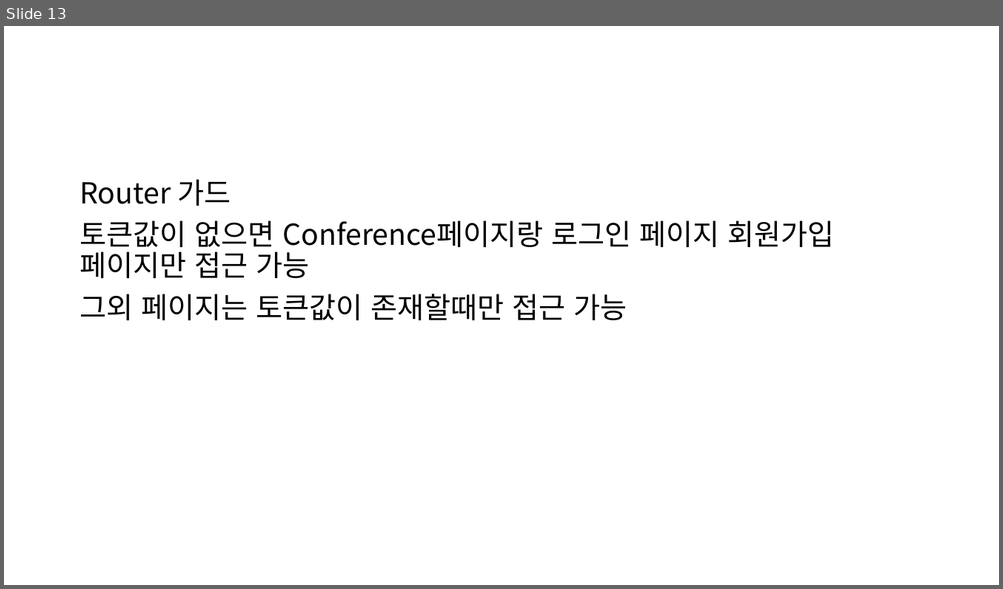
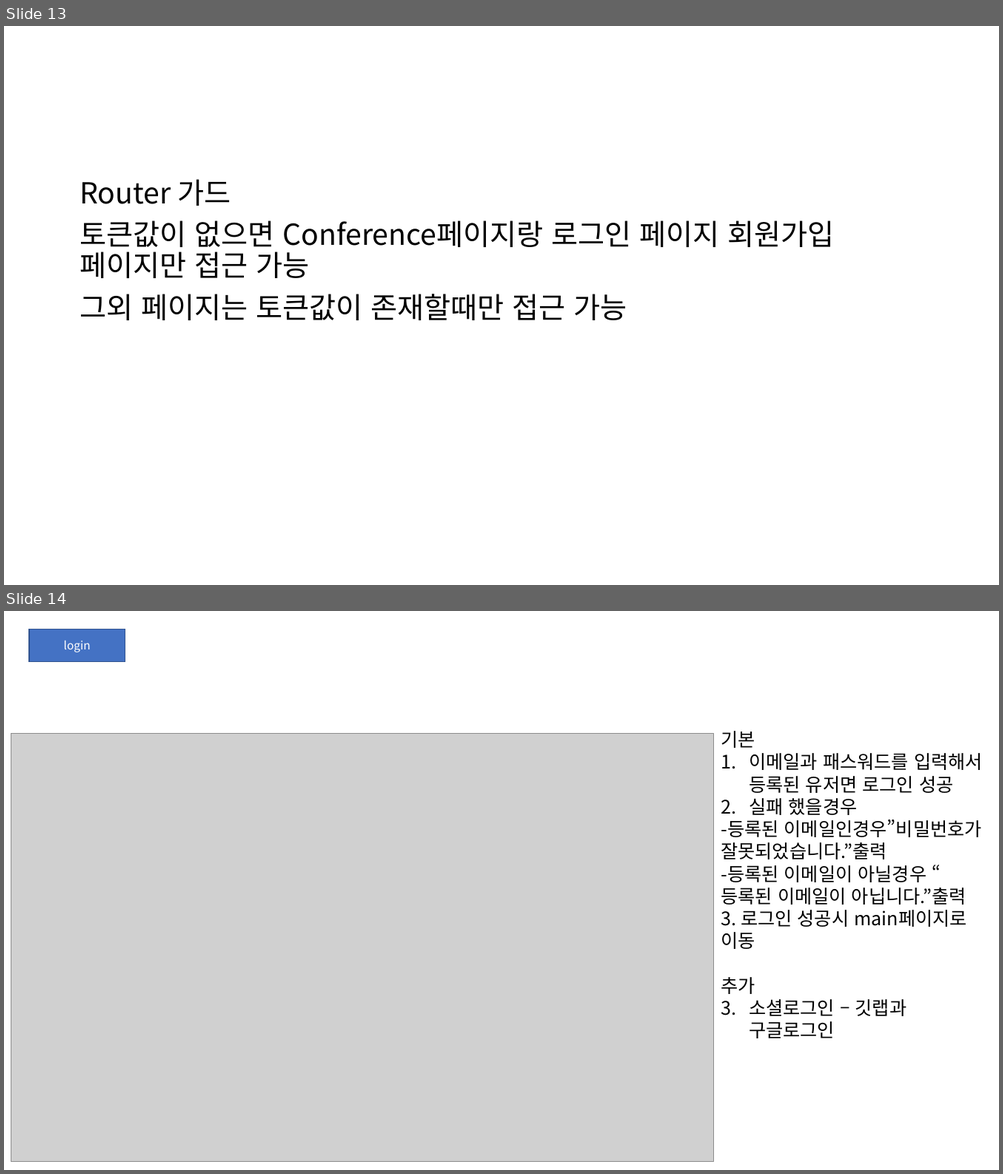
Before and after one commit to JongHoonJang/DEMEET, a slide deck: STUDY/jang/components.pptx. Shown one above the other, each under a label of ours: slide 13 before the commit, slides 13 and 14 after it. The pictures are 1003x589 and 1003x1174 pixels, drawn with LibreOffice and Linux fonts; fonts in the diff are those of the drawing; grey boxes stand for pictures. Boxes give left, top, right and bottom in pixels: in the first picture for what was removed or moved away, otherwise in the second. Text is boxed around its words. In the diff, an @@ line names an element or a change of style, - is before the commit and + after.

```diff
--- a/STUDY/jang/components.pptx
+++ b/STUDY/jang/components.pptx
@@ slide 14 added at box(4, 611, 999, 1170), background #FFFFFF @@
@@ rectangle added at box(29, 629, 125, 662), fill #4472C4, outline #325491 1 pt, 11 pt, text #FFFFFF @@
+login
@@ picture added at box(11, 733, 714, 1162) @@
@@ text added at box(720, 731, 982, 1039), 18 pt, text #000000 @@
+기본
+1. 이메일과 패스워드를 입력해서 등록된 유저면 로그인 성공
+2. 실패 했을경우
+-등록된 이메일인경우”비밀번호가 잘못되었습니다.”출력
+-등록된 이메일이 아닐경우 “ 등록된 이메일이 아닙니다.”출력
+3. 로그인 성공시 main페이지로 이동
+추가
+1. 소셜로그인 – 깃랩과 구글로그인
```
Also in this commit, not shown: 5 slides changed, 11 other slides added, 1 other file.
